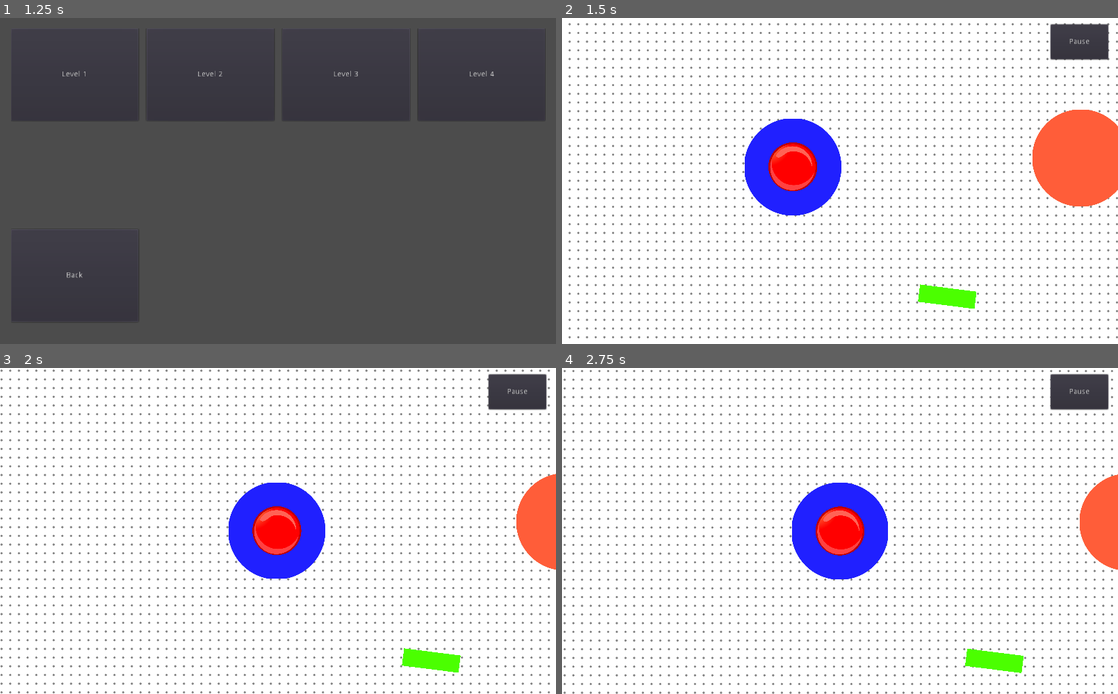
Above: before the commit, frames 1-4 (two rows, left to right).
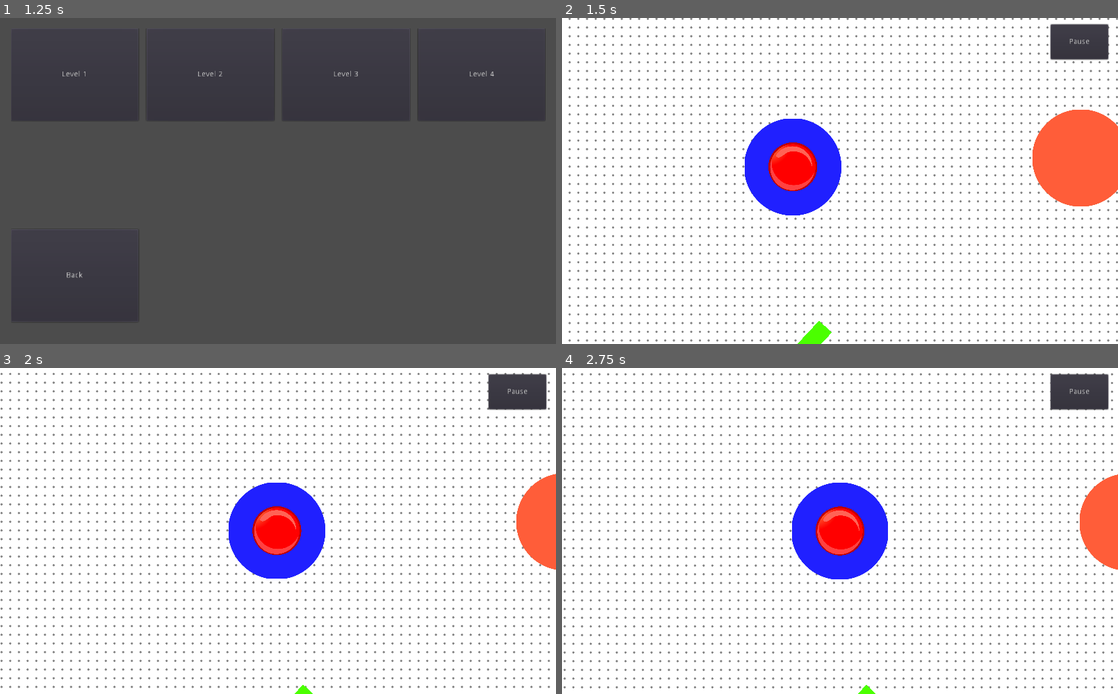
Above: after the commit, the same moments.

Repository: BaseCrusher/sdent_project
Game: Godot game, scene res://UI/MainMenu/MainMenu.tscn
Two runs of this game, one before a commit and one after it. Both use one fixed random seed, a clock stepped at 60 frames per second and the inputs below.
Inputs (mouse positions are in pixels of both pictures, inside the frame that each line leads up to):
- Up to frame 1 (1.25 s): click "Start game" at 0.5 s
- Up to frame 2 (1.5 s): click "Level 1" at 1.25 s
- Up to frame 3 (2 s): no input
- Up to frame 4 (2.75 s): move the mouse to (840, 531) at 2.02 s; click (840, 531) at 2.17 s

Frame 1 is identical in both runs. In frame 2, 12% of the frame differs, in the area x 1-100%, y 0-100%; in frame 3, 13%, in the area x 0-99%, y 0-100%; in frame 4, 12%.

Commit message:
improved bouncing plates

Diff:
--- a/GameObjects/BouncingPlate/BouncingPlate.gd
+++ b/GameObjects/BouncingPlate/BouncingPlate.gd
@@ -16,10 +16,10 @@
 func _on_Area2D_body_entered(body):
 	var rotation_delta = rotation
 	var characterPos = global_position + (character.global_position - global_position).rotated(rotation_delta)
-	var normal = Vector2(0, 0)
+	var normal = Vector2(0, 1).rotated(rotation)
 	if characterPos.y < position.y:
-		normal = Vector2(0, -1)
+		character.move_direction = character.move_direction.bounce(-normal)
 	if characterPos.y > position.y:
-		normal = Vector2(0, 1)
-	character.move_direction = character.move_direction.bounce(normal)
+		character.move_direction = character.move_direction.bounce(normal)
+
 	pass # Replace with function body.
--- a/Levels/Level1.tscn
+++ b/Levels/Level1.tscn
@@ -19,5 +19,5 @@
 is_start_plate = true
 
 [node name="BouncingPlate" parent="." instance=ExtResource( 3 )]
-position = Vector2( -43.8406, 181.019 )
-rotation = 3.2677
+position = Vector2( -304.056, 274.357 )
+rotation = 2.32421
